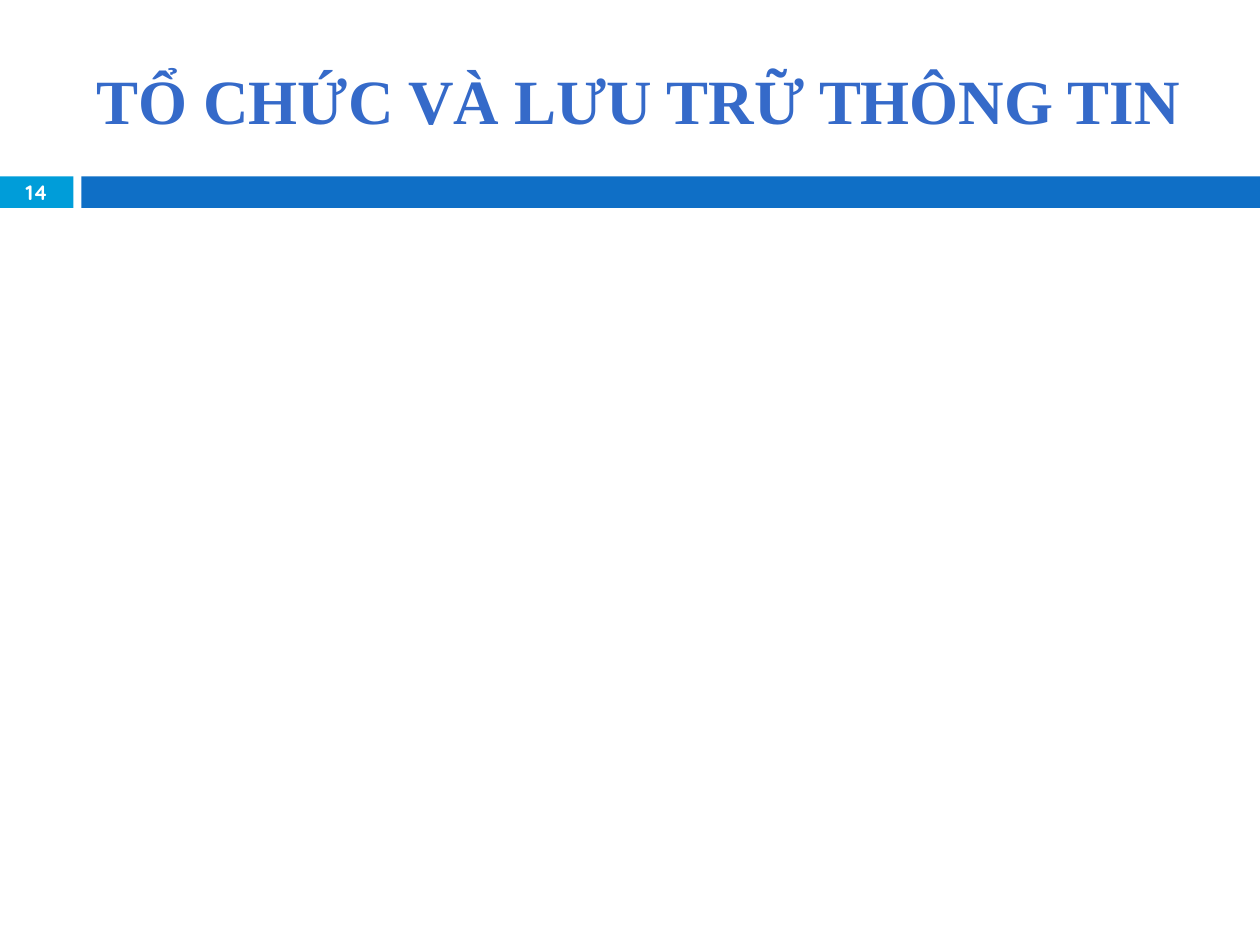
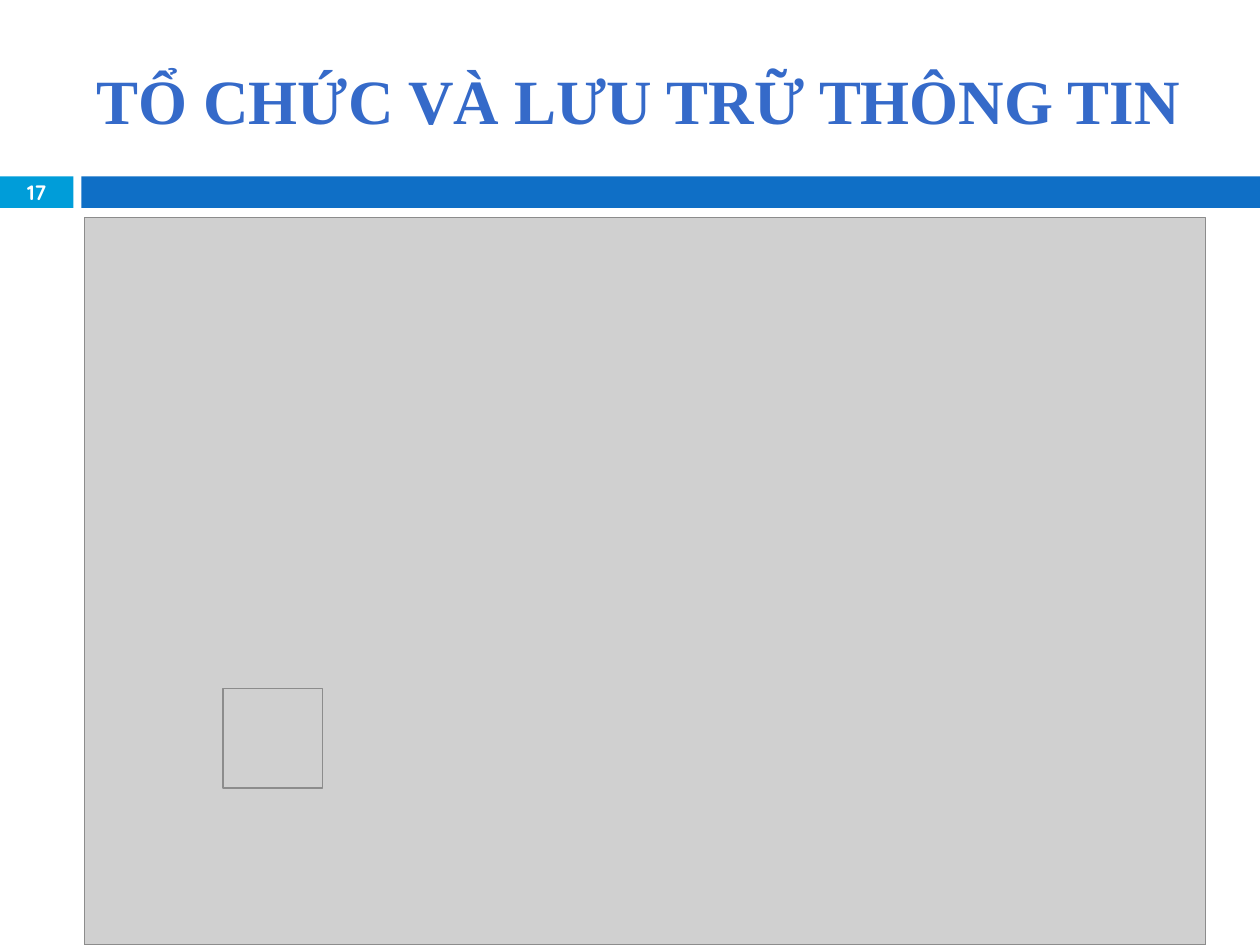
Before and after one commit to khanhduy94/jobzoom, a slide deck: slide 17 of Documents/JobZoom Presentation.pptx (slide 14 before the commit). Drawn at 1260x945 pixels with LibreOffice and Linux fonts; fonts in the diff are those of the drawing; grey boxes stand for pictures; background and template pictures are left out. Boxes give left, top, right and bottom in pixels: in the first picture for what was removed or moved away, otherwise in the second. Text is boxed around its words. In the diff, an @@ line names an element or a change of style, - is before the commit and + after.

```diff
--- a/Documents/JobZoom Presentation.pptx
+++ b/Documents/JobZoom Presentation.pptx
@@ page number at [27,185,46,200]: text changed @@
-14
+17
@@ picture added at [84,218,1206,945] @@
@@ picture added at [223,689,323,789] @@
```
Also in this commit, not shown: 11 other slides changed, 3 slides added.
